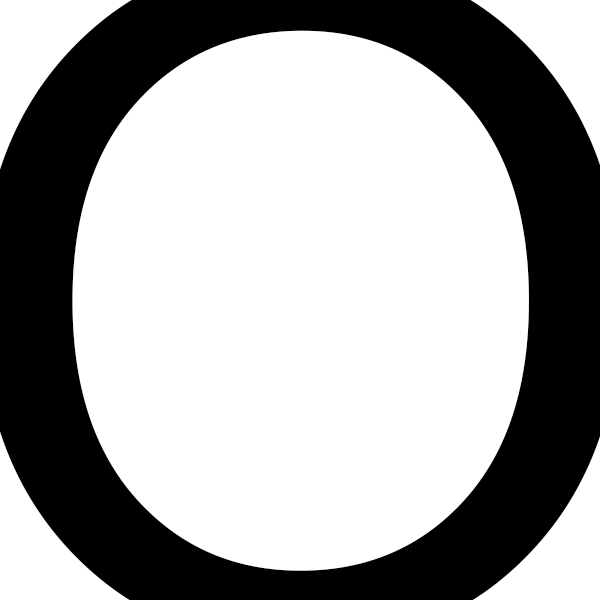
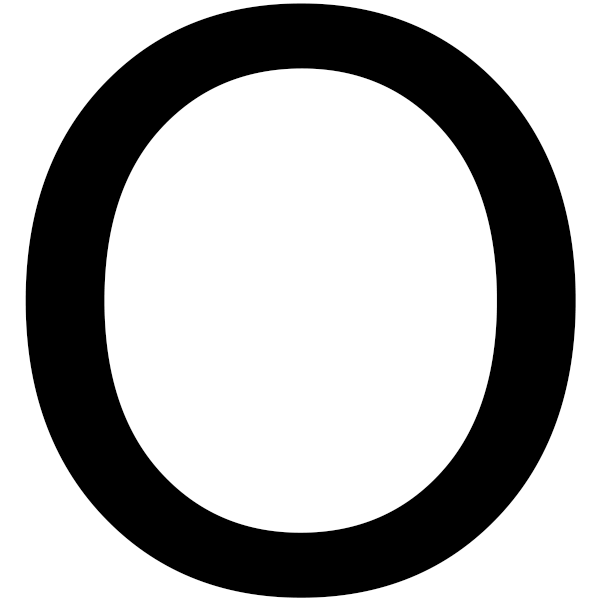
Layer changes from the first 600×600 image to the second:
painted on "O" over [0, 0, 600, 600]
